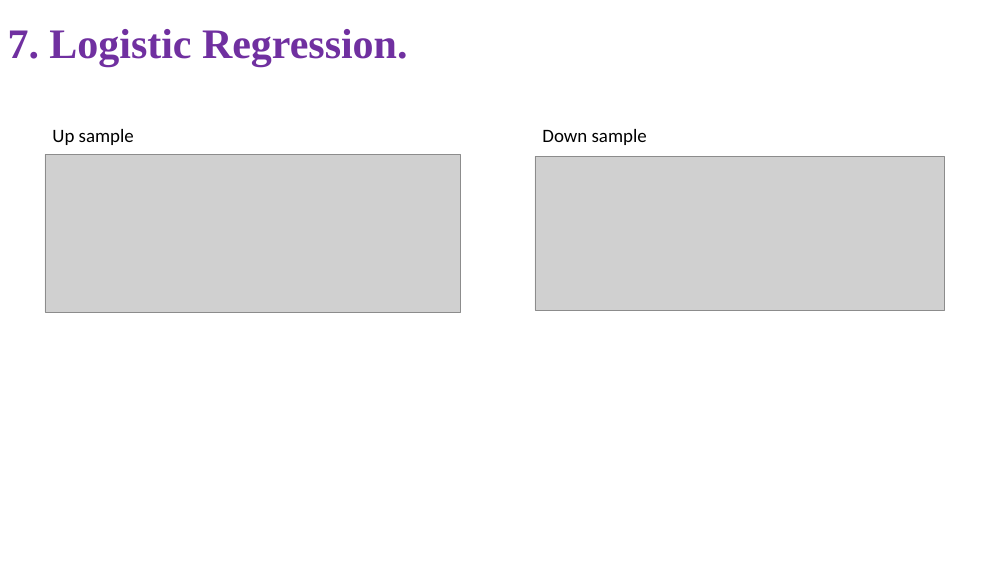
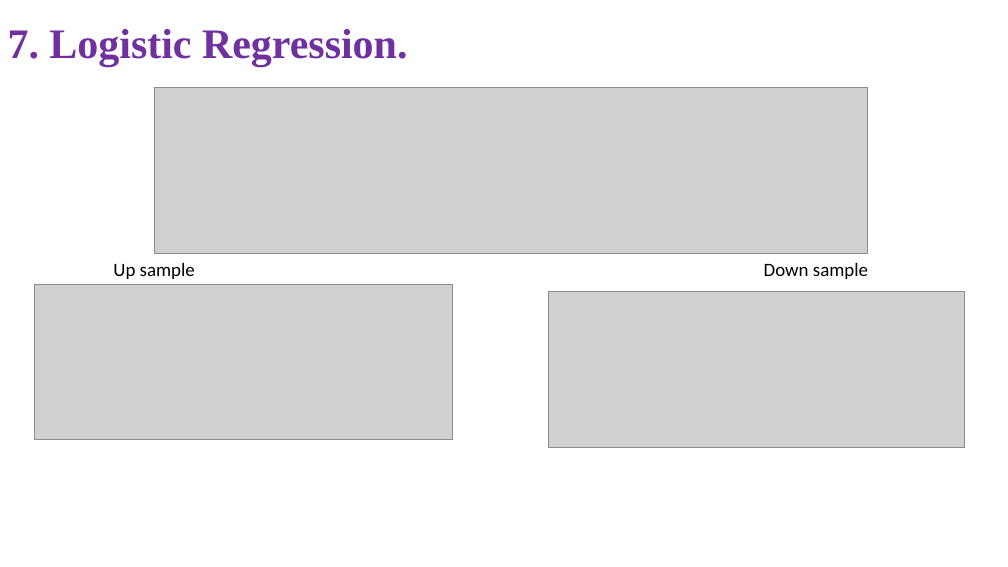
Before and after one commit to NghiLamPhuc/MachineLearning_2020_2021_HK1, a slide deck: slide 40 of FinalProject/Final.pptx. Drawn at 1008x567 pixels with LibreOffice and Linux fonts; fonts in the diff are those of the drawing; grey boxes stand for pictures. Boxes give left, top, right and bottom in pixels: in the first picture for what was removed or moved away, otherwise in the second. Text is boxed around its words. In the diff, an @@ line names an element or a change of style, - is before the commit and + after.

```diff
--- a/FinalProject/Final.pptx
+++ b/FinalProject/Final.pptx
@@ picture added at [155, 88, 868, 254] @@
@@ picture removed at [45, 154, 460, 312] @@
@@ picture removed at [535, 157, 945, 310] @@
@@ text "Up sample": place and size @@
-text "Up sample" at [52, 129, 134, 145]
+text "Up sample" at [113, 263, 195, 279]
@@ text "Down sample": place and size @@
-text "Down sample" at [542, 129, 647, 145]
+text "Down sample" at [764, 263, 868, 279]
@@ picture added at [35, 284, 452, 439] @@
@@ picture added at [548, 292, 965, 448] @@
```
Also in this commit, not shown: 18 other slides changed, 50 other files.
